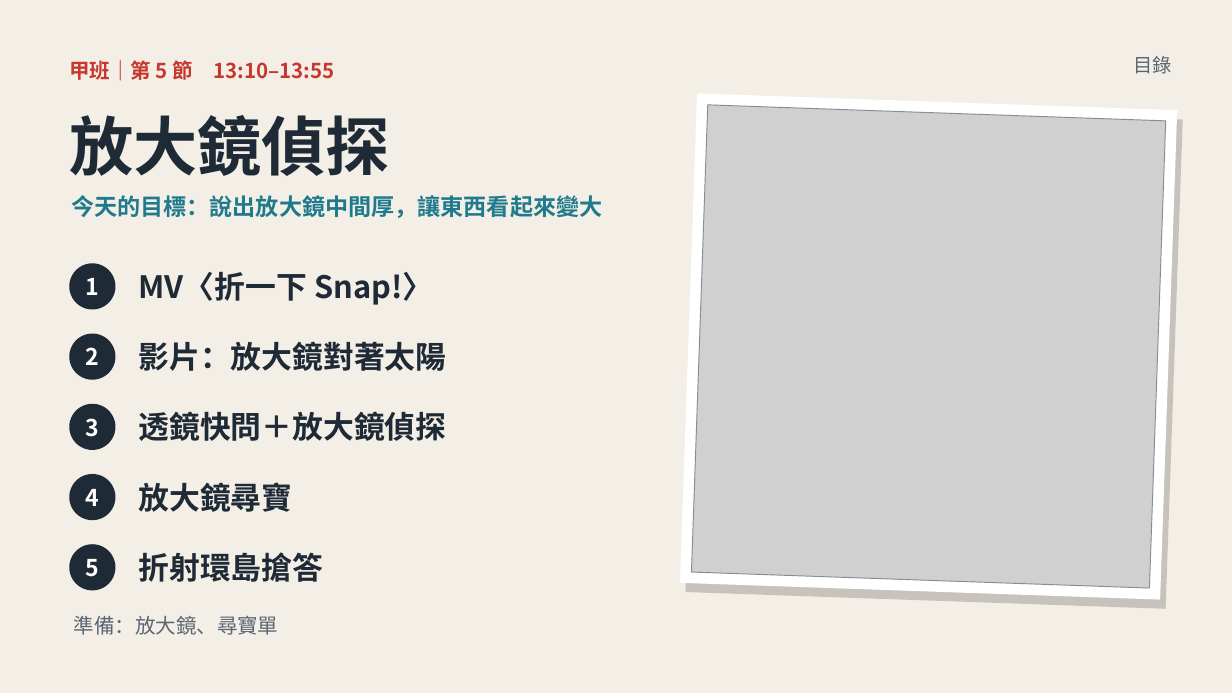
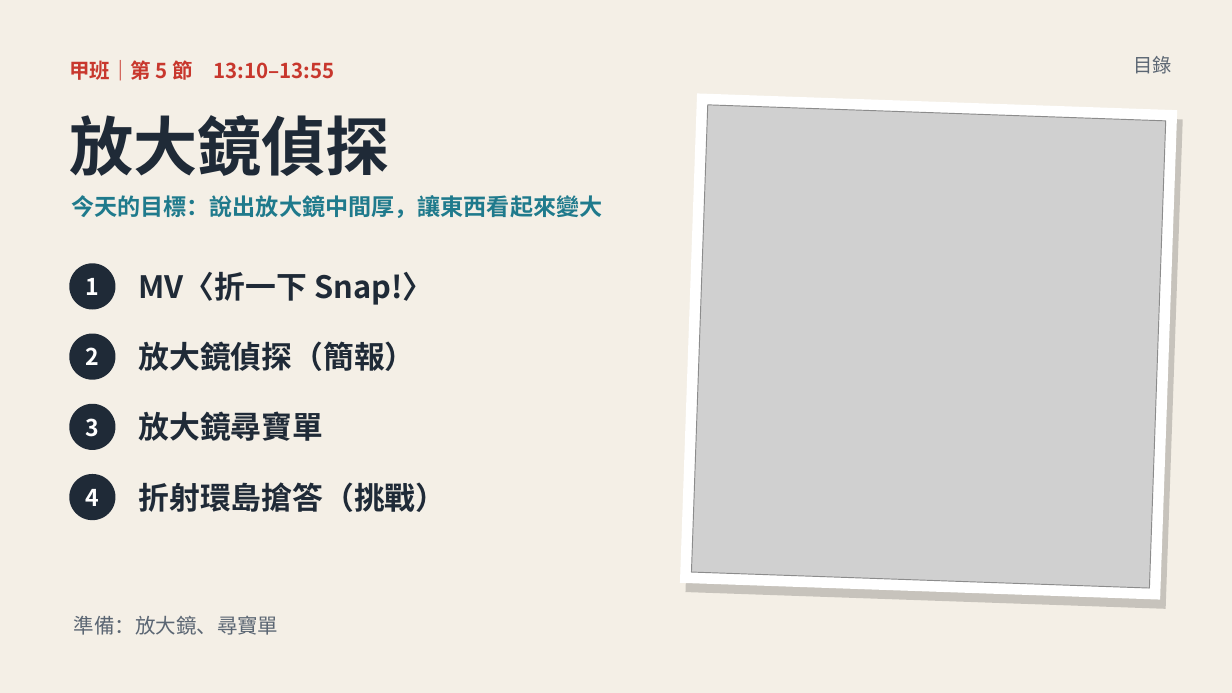
Before and after one commit to classtools1020/sports-results, a slide deck: slide 2 of f8f9fc3bd1/slides.pptx. Drawn at 1232x693 pixels with LibreOffice and Linux fonts; fonts in the diff are those of the drawing; grey boxes stand for pictures. Boxes give left, top, right and bottom in pixels: in the first picture for what was removed or moved away, otherwise in the second. Text is boxed around its words. In the diff, an @@ line names an element or a change of style, - is before the commit and + after.

```diff
--- a/f8f9fc3bd1/slides.pptx
+++ b/f8f9fc3bd1/slides.pptx
@@ text at (139,341,416,371): text changed @@
-影片：放大鏡對著太陽
+放大鏡偵探（簡報）
@@ text at (139,411,324,441): text changed @@
-透鏡快問＋放大鏡偵探
+放大鏡尋寶單
@@ text at (139,482,447,512): text changed @@
-放大鏡尋寶
+折射環島搶答（挑戰）
@@ ellipse removed at (69,544,116,591) @@
-5
@@ text removed at (139,552,324,582) @@
-折射環島搶答
```
Also in this commit, not shown: 3 other slides changed, 2 slides removed, 3 other files.
